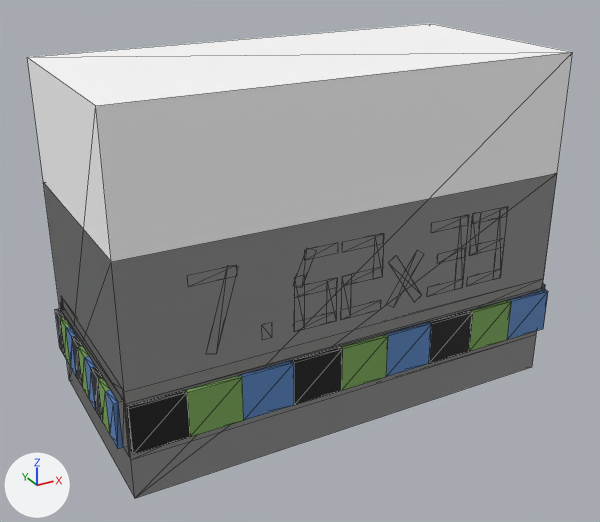
Two versions of the glTF model assets/models/items/ammo_762x39.glb, one commit apart.
Camera for both pictures: a camera (50 mm lens) standing at (-0.0512, -0.0913, 0.041) and looking at (-0.0016, -0.0011, -0.004). Every picture has the same lights, and +X, +Y and +Z are marked at lower left. The picture after the commit comes second. Mesh edges are drawn as thin lines. Vertices at exactly the same position are counted once.

Objects in the first picture: 'band_mix', 'body', 'box_lod1', 'box_open_lod1'.
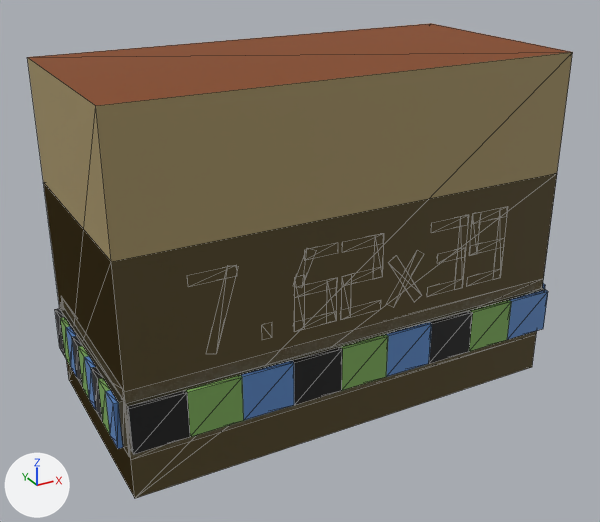
Pixel boxes (x1, y1, x2, y2) of what changed, in the pictures (600 x 522 px):
part 1 of me_box_lod1, recoloured
    before: (59, 288, 545, 452)
part 2 of me_box_lod1, recoloured (darker)
    both: (44, 174, 557, 498)
part 3 of me_box_open_lod1, recoloured
    after: (59, 288, 545, 452)
part 4 of me_box_open_lod1, recoloured (darker)
    both: (27, 23, 573, 498)

What the commit changed:
me_box_lod1 has 40 vertices, 60 faces and spans x -0.0312..0.0312, y -0.0142..0.0158, z -0.0235..0.0065.
me_box_lod1 is used by ob_box_lod1; location (0.0, -0.0005, 0.0005).
me_box_lod1 part 1: 48 faces centred in x -0.0312..0.0312, y -0.0142..0.0142, z -0.0165..-0.0105 are repainted in the vertex colours; the middle colour goes from white #ffffff to beige #b0a789.
me_box_lod1 part 2: 12 faces centred in x -0.0306..0.0306, y -0.0136..0.0158, z -0.0235..0.0065 are repainted in the vertex colours; the middle colour goes from white #ffffff to yellow #a39164.
me_box_open_lod1 has 40 vertices, 60 faces and spans x -0.0312..0.0312, y -0.0142..0.0158, z -0.0235..0.0225.
me_box_open_lod1 is used by ob_box_open_lod1; location (0.0, -0.0005, 0.0005).
me_box_open_lod1 part 3: 48 faces centred in x -0.0312..0.0312, y -0.0142..0.0142, z -0.0165..-0.0105 are repainted in the vertex colours; the middle colour goes from white #ffffff to beige #b0a789.
me_box_open_lod1 part 4: 12 faces centred in x -0.0306..0.0306, y -0.0136..0.0158, z -0.0235..0.0225 are repainted in the vertex colours; the middle colour goes from white #ffffff to yellow #a39164.
